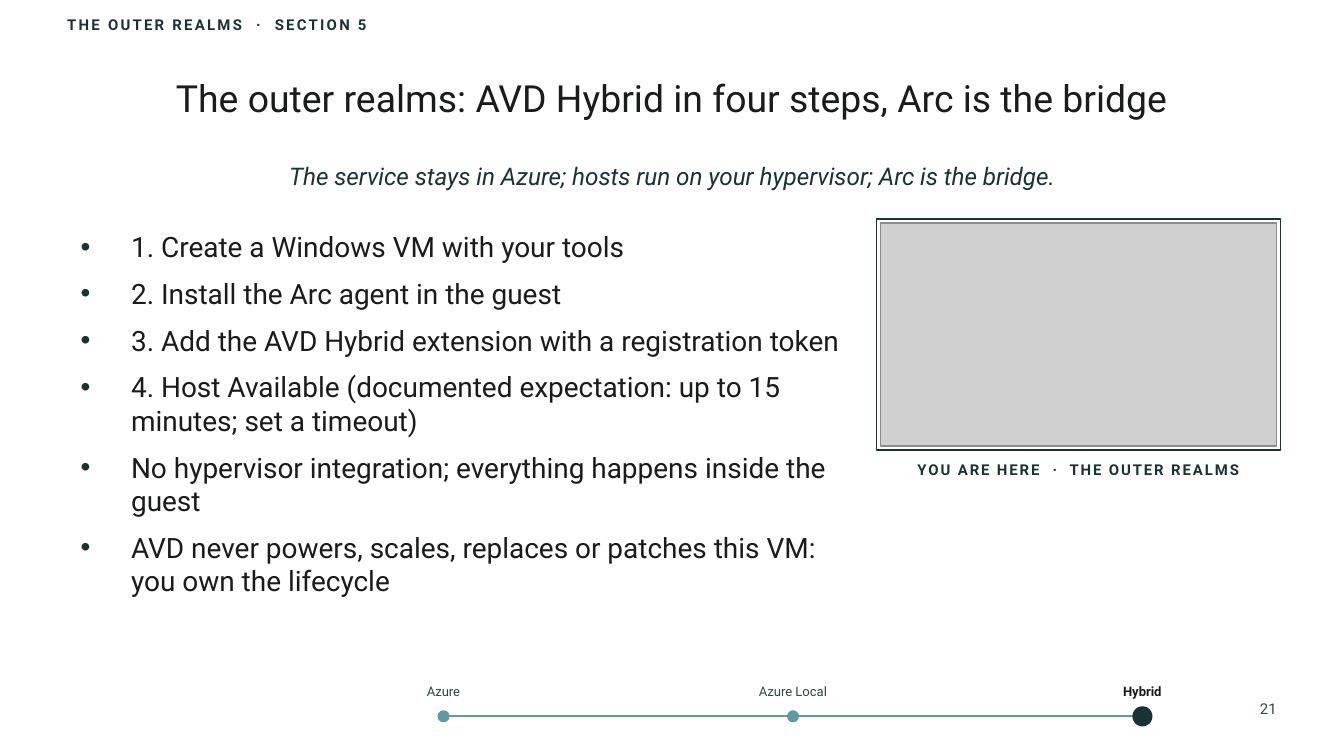
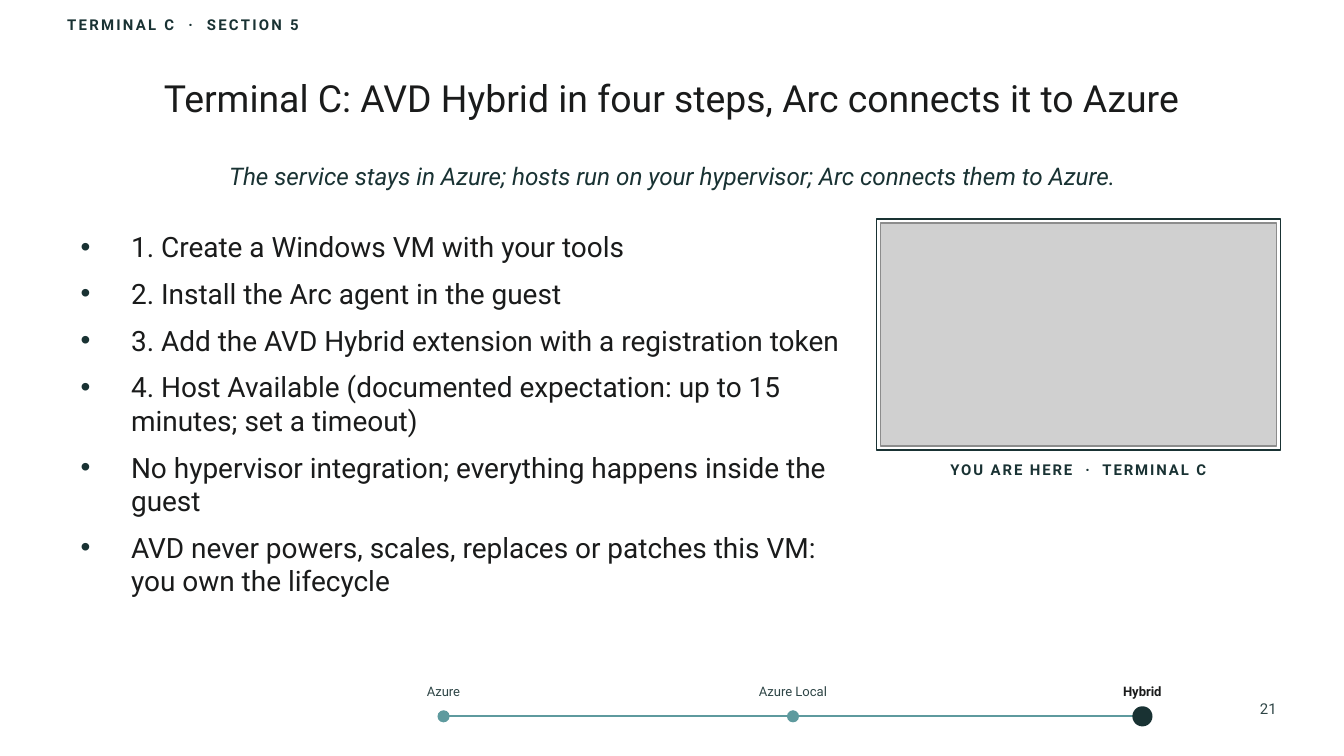
Before and after one commit to thisismydemo/nic2026_avd, a slide deck: slide 21 of presentation/AVD_Anywhere_NIC2026.pptx. Drawn at 1344x756 pixels with LibreOffice and Linux fonts; fonts in the diff are those of the drawing; grey boxes stand for pictures; background and template pictures are left out. Boxes give left, top, right and bottom in pixels: in the first picture for what was removed or moved away, otherwise in the second. Text is boxed around its words. In the diff, an @@ line names an element or a change of style, - is before the commit and + after.

```diff
--- a/presentation/AVD_Anywhere_NIC2026.pptx
+++ b/presentation/AVD_Anywhere_NIC2026.pptx
@@ text at (x1=67, y1=19, x2=299, y2=30): text changed @@
-THE OUTER REALMS · SECTION 5
+TERMINAL C · SECTION 5
@@ title at (x1=164, y1=83, x2=1179, y2=120): text changed @@
-The outer realms: AVD Hybrid in four steps, Arc is the bridge
+Terminal C: AVD Hybrid in four steps, Arc connects it to Azure
@@ text at (x1=229, y1=166, x2=1115, y2=191): text changed @@
-The service stays in Azure; hosts run on your hypervisor; Arc is the bridge.
+The service stays in Azure; hosts run on your hypervisor; Arc connects them to Azure.
@@ text at (x1=950, y1=464, x2=1206, y2=475): text changed @@
-YOU ARE HERE · THE OUTER REALMS
+YOU ARE HERE · TERMINAL C
```
Also in this commit, not shown: 26 other slides changed, 33 other files.
